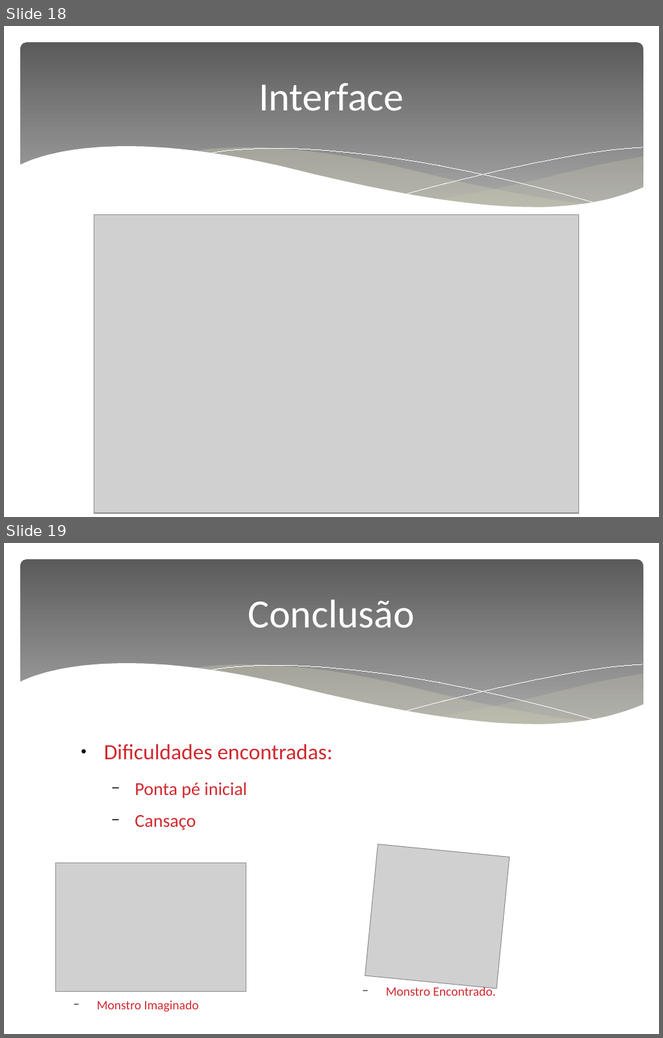
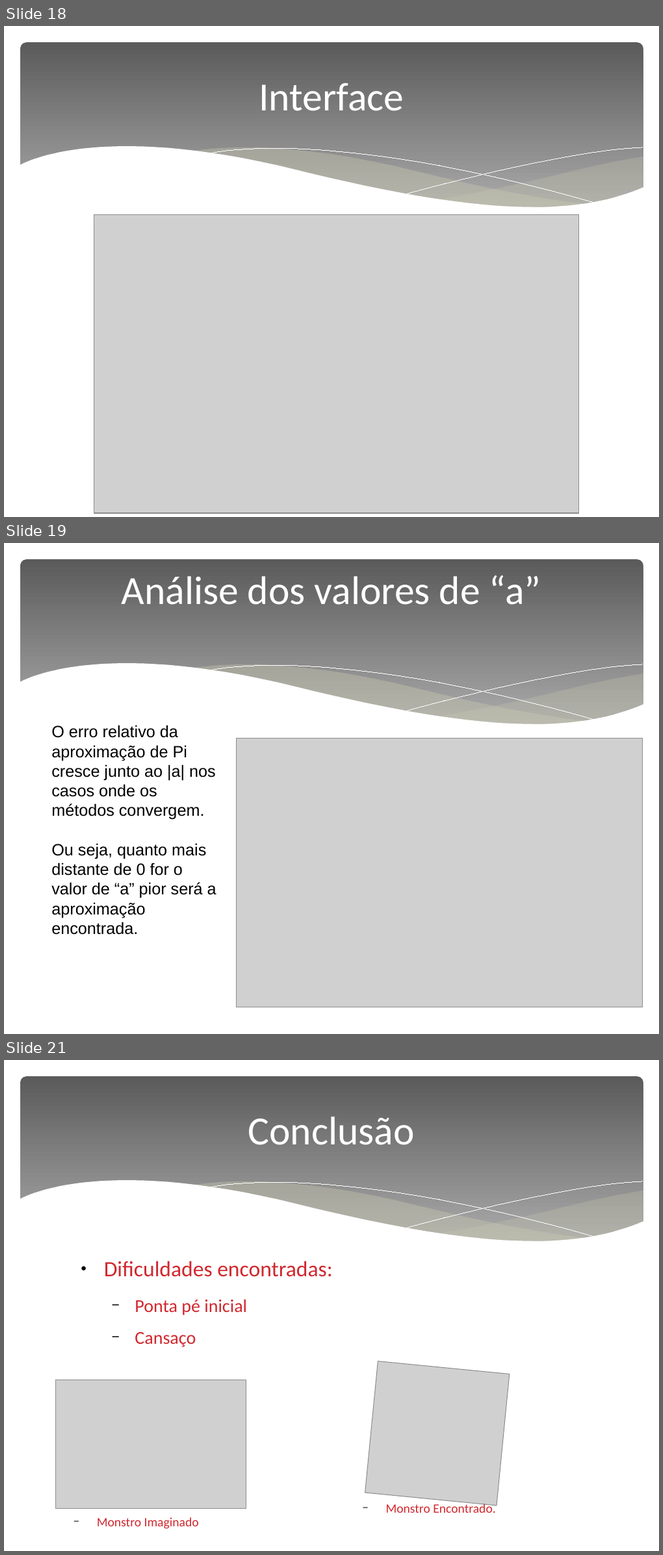
Before and after one commit to cristmelo/TrabalhoMN1, a slide deck: apresentação/Apresentação_MN1_p1_linux.odp. Shown one above the other, each under a label of ours: slides 18 and 19 before the commit, slides 18, 19 and 21 after it; the slides between them are not shown. The pictures are 663x1038 and 663x1555 pixels, drawn with LibreOffice and Linux fonts; fonts in the diff are those of the drawing; grey boxes stand for pictures. Boxes give left, top, right and bottom in pixels: in the first picture for what was removed or moved away, otherwise in the second. Text is boxed around its words. In the diff, an @@ line names an element or a change of style, - is before the commit and + after.

Commit message:
Inseridos slides da análise de a

```diff
--- a/apresentação/Apresentação_MN1_p1_linux.odp
+++ b/apresentação/Apresentação_MN1_p1_linux.odp
@@ slide 19 added at (4, 543, 659, 1034), background #FFFFFF; not listed: 6 template elements that a slide beside it also shows @@
@@ title added at (122, 575, 542, 605), 44 pt, text #FFFFFF @@
+Análise dos valores de “a”
@@ text added at (51, 725, 217, 935), 18 pt, text #000000 @@
+O erro relativo da aproximação de Pi cresce junto ao |a| nos casos onde os métodos convergem.
+Ou seja, quanto mais distante de 0 for o valor de “a” pior será a aproximação encontrada.
@@ picture added at (236, 738, 643, 1007) @@
@@ what was slide 19 is now slide 21 @@
```
Also in this commit, not shown: 1 other slide added, 4 other files.
